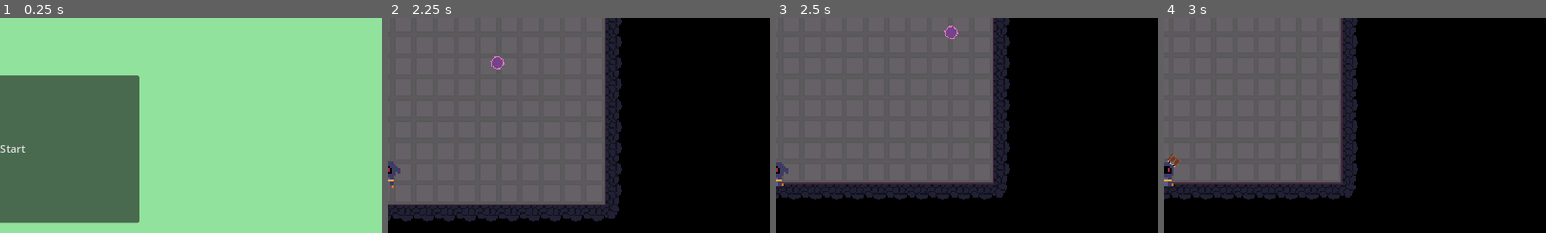
Above: before the commit, frames 1-4 (left to right).
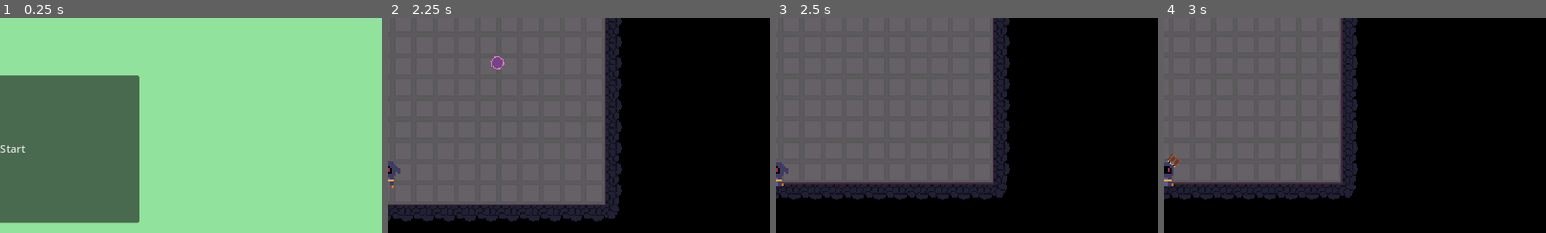
Above: after the commit, the same moments.

Repository: Arssin/Bullet_Hell_Jam
Game: Godot game, scene res://scenes/main_scene.tscn
Two runs of this game, one before a commit and one after it. Both use one fixed random seed, a clock stepped at 60 frames per second and the inputs below.
Inputs (mouse positions are % of the whole screen's width and height, from its top left):
- Up to frame 1 (0.25 s): no input
- Up to frame 2 (2.25 s): click "Start" at 0.5 s; move the mouse to (72, 45) at 1.27 s; hold D (move_right) 1.28-2.03 s; click (72, 45) at 1.35 s; move the mouse to (30, 55) at 2.02 s; hold S (move_down) from 2.03 s (still down); tap Space (dash) at 2.1 s
- Up to frame 3 (2.5 s): keep holding S (move_down)
- Up to frame 4 (3 s): tap Enter at 2.75 s; move the mouse to (60, 28) at 2.77 s; release S (move_down) at 2.78 s; hold D (move_right) from 2.78 s (still down); tap E (player_action) at 2.85 s
The pictures show only the part of the screen within x 50-100%, y 14-64%; the shares and areas given below are measured in that part.

Frames 1-2 are identical in both runs. In frame 3, 0.2% of the frame differs, in the area x 44-48%, y 3-10%; in frame 4, nothing differs.

Commit message:
add bullets and init randomizer

Diff:
--- a/project.godot
+++ b/project.godot
@@ -21,6 +21,7 @@
 Spawning="*res://addons/BulletUpHell/Spawning.tscn"
 GlobalManager="*res://scripts/GlobalManager.gd"
 SceneTransition="*res://scenes/scene_transition.tscn"
+Randomizer="*res://scripts/randomizer.gd"
 
 [display]
 
--- a/scenes/player.tscn
+++ b/scenes/player.tscn
@@ -100,7 +100,7 @@
 spec_trail_width = 0.0
 spec_trail_modulate = Color(1, 1, 1, 1)
 spec_rotating_speed = 0.0
-death_after_time = 30.0
+death_after_time = 1.0
 death_outside_box = Rect2(0, 0, 0, 0)
 death_from_collision = true
 a_direction_equation = ""
--- a/scripts/PlayerGlobals.gd
+++ b/scripts/PlayerGlobals.gd
@@ -4,7 +4,8 @@
 var player_attack_speed = 200
 var player_range_time = 1
 var player_move_speed = 200
-var additional_dmg = 40
+var additional_dmg = 0
+var additional_time = 0
 
 var player_alive = true
 
--- /dev/null
+++ b/scripts/randomizer.gd
@@ -0,0 +1,11 @@
+extends Node
+
+
+# Called when the node enters the scene tree for the first time.
+func _ready() -> void:
+	pass # Replace with function body.
+
+
+# Called every frame. 'delta' is the elapsed time since the previous frame.
+func _process(delta: float) -> void:
+	pass
